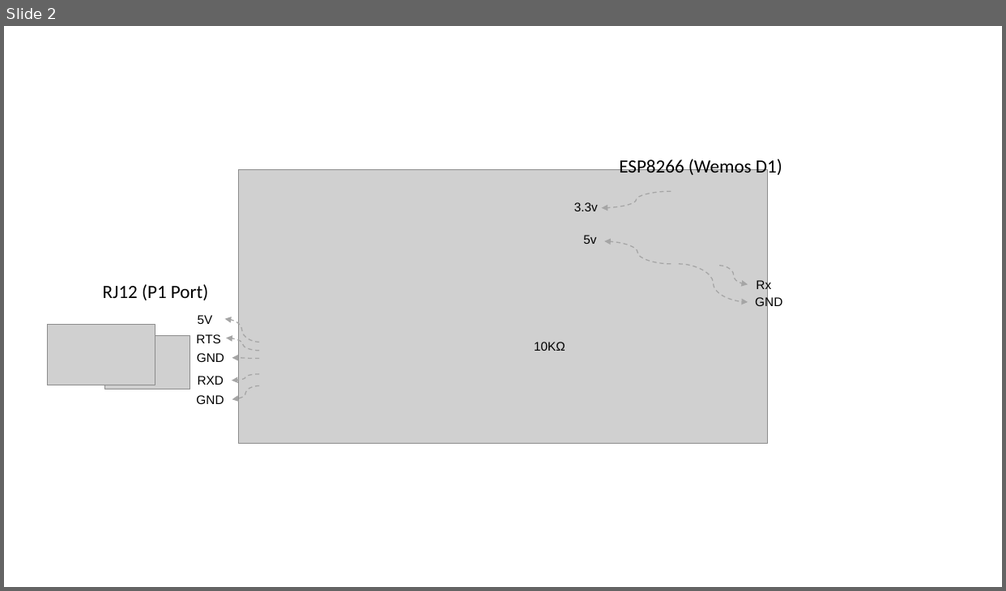
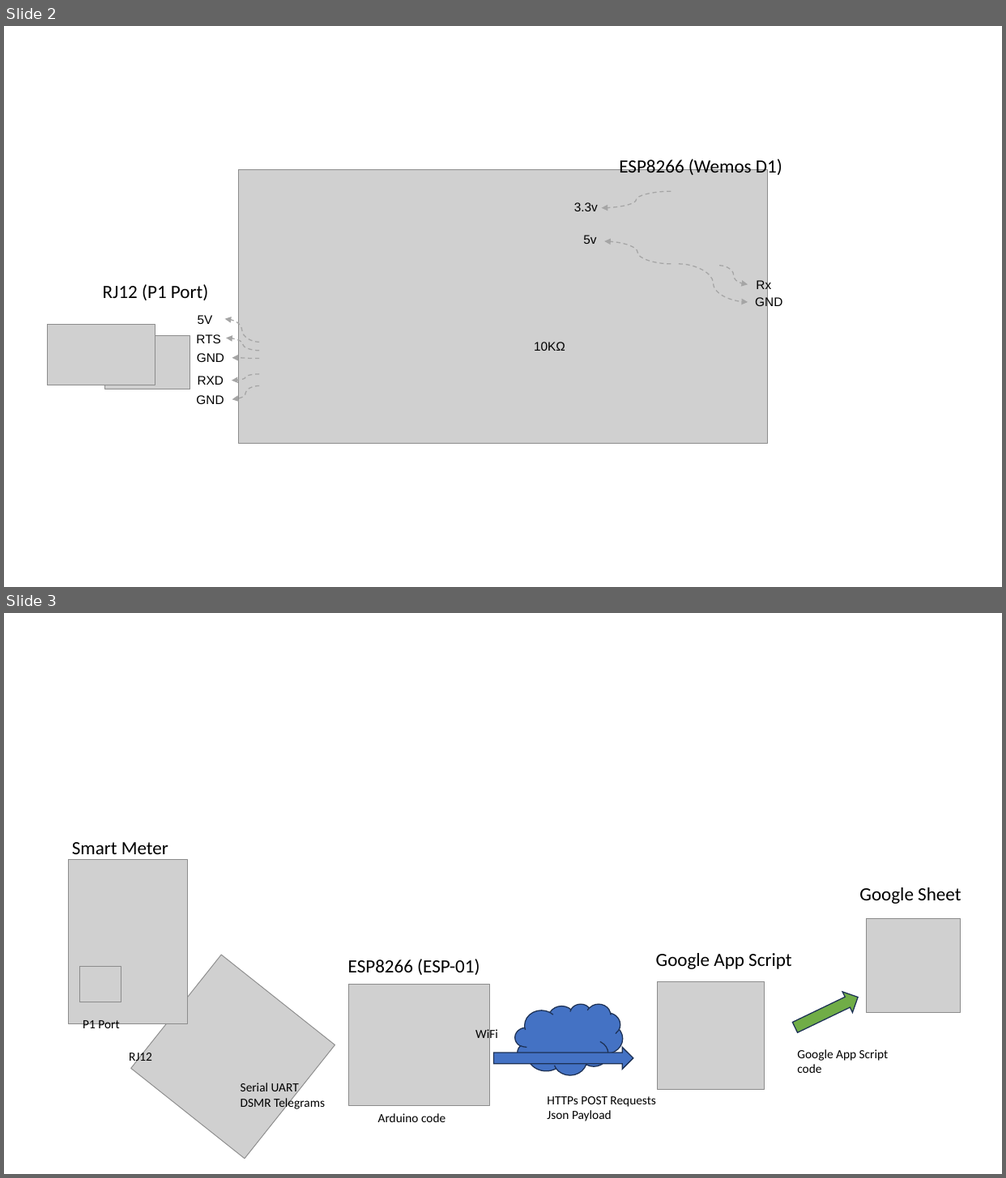
Before and after one commit to phcollignon/ESP8266-P1Smartmeter2GoogleSheet, a slide deck: doc/Schema.pptx. Shown one above the other, each under a label of ours: slide 2 before the commit, slides 2 and 3 after it. The pictures are 1006x591 and 1006x1178 pixels, drawn with LibreOffice and Linux fonts; fonts in the diff are those of the drawing; grey boxes stand for pictures. Boxes give left, top, right and bottom in pixels: in the first picture for what was removed or moved away, otherwise in the second. Text is boxed around its words. In the diff, an @@ line names an element or a change of style, - is before the commit and + after.

```diff
--- a/doc/Schema.pptx
+++ b/doc/Schema.pptx
@@ slide 3 added at box(4, 613, 1002, 1174), background #FFFFFF @@
@@ text added at box(72, 842, 168, 854), 18 pt, text #000000 @@
+Smart Meter
@@ picture added at box(68, 859, 187, 1024) @@
@@ text added at box(859, 888, 961, 904), 18 pt, text #000000 @@
+Google Sheet
@@ picture added at box(867, 918, 961, 1013) @@
@@ picture added at box(80, 967, 121, 1003) @@
@@ picture added at box(131, 955, 335, 1159) @@
@@ text added at box(348, 959, 479, 975), 18 pt, text #000000 @@
+ESP8266 (ESP-01)
@@ text added at box(656, 953, 791, 969), 18 pt, text #000000 @@
+Google App Script
@@ picture added at box(349, 984, 490, 1105) @@
@@ picture added at box(657, 982, 765, 1090) @@
@@ right arrow added at box(790, 987, 863, 1038), fill #70AD47, outline #1E3256 1 pt @@
@@ text added at box(83, 1020, 119, 1033), 12 pt, text #000000 @@
+P1 Port
@@ cloud added at box(515, 1004, 623, 1076), fill #4472C4, outline #1E3256 1 pt @@
@@ text added at box(475, 1028, 498, 1042), 12 pt, text #000000 @@
+WiFi
@@ right arrow added at box(493, 1047, 633, 1069), fill #4472C4, outline #1E3256 1 pt @@
@@ text added at box(797, 1050, 889, 1073), 12 pt, text #000000 @@
+Google App Script
+code
@@ text added at box(129, 1050, 152, 1065), 12 pt, text #000000 @@
+RJ12
@@ text added at box(241, 1083, 325, 1111), 12 pt, text #000000 @@
+Serial UART
+DSMR Telegrams
@@ text added at box(547, 1097, 655, 1122), 12 pt, text #000000 @@
+HTTPs POST Requests
+Json Payload
@@ text added at box(378, 1114, 445, 1122), 12 pt, text #000000 @@
+Arduino code
```
Also in this commit, not shown: 1 other file.
